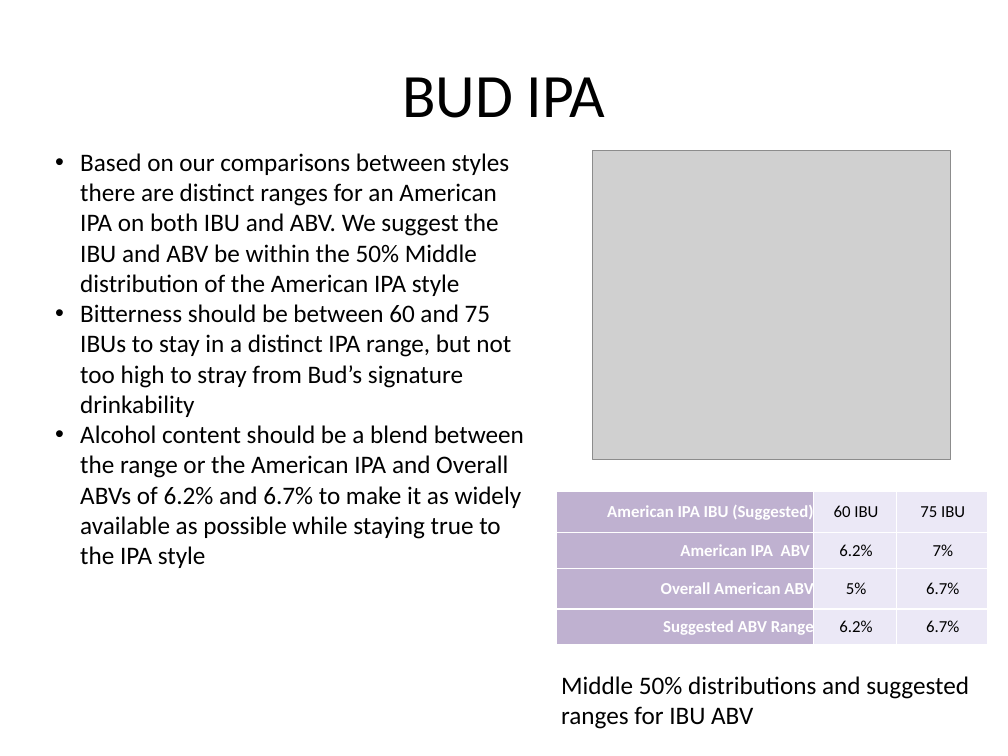
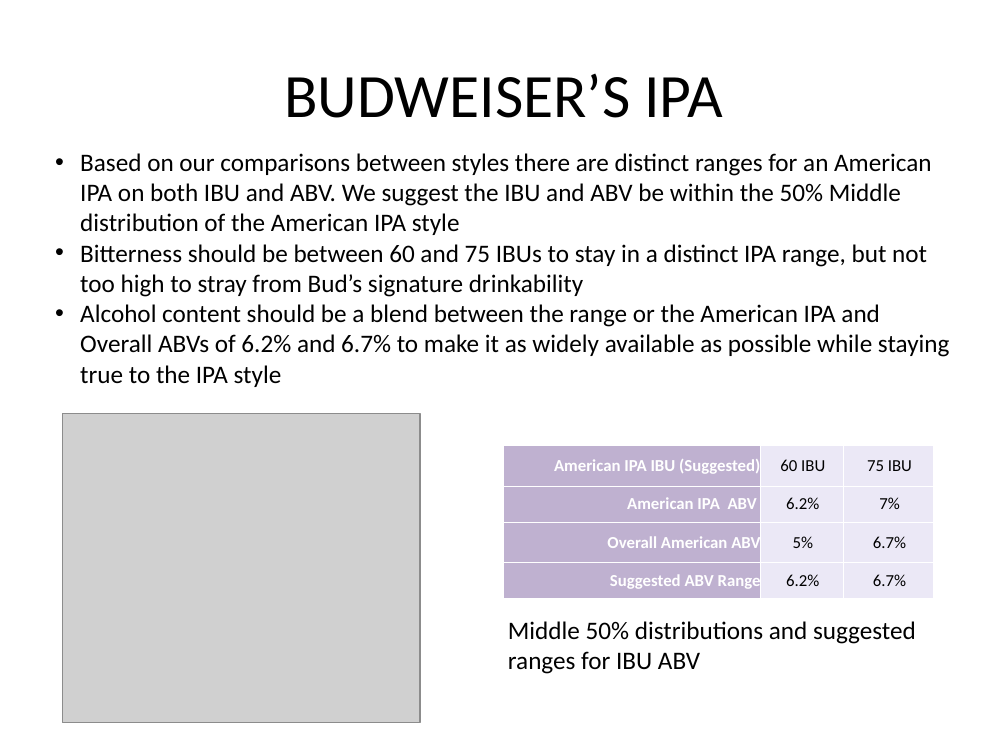
Before and after one commit to julia-codes/MSDS-6306-BeerBrewer-CaseStudy, a slide deck: slide 11 of American Brewery Case Study - Julia Layne.pptx. Drawn at 1008x756 pixels with LibreOffice and Linux fonts; fonts in the diff are those of the drawing; grey boxes stand for pictures; background and template pictures are left out. Boxes give left, top, right and bottom in pixels: in the first picture for what was removed or moved away, otherwise in the second. Text is boxed around its words. In the diff, an @@ line names an element or a change of style, - is before the commit and + after.

```diff
--- a/American Brewery Case Study - Julia Layne.pptx
+++ b/American Brewery Case Study - Julia Layne.pptx
@@ title at bbox=[284, 74, 722, 118]: text changed @@
-BUD IPA
+BUDWEISER’S IPA
@@ text "Based on our comparisons between ..." rewrapped from bbox=[80, 153, 524, 568] to bbox=[80, 153, 950, 387] @@
@@ picture: place and size @@
-picture at bbox=[593, 150, 951, 460]
+picture at bbox=[62, 413, 420, 723]
@@ table: place and size @@
-table at bbox=[556, 492, 988, 756]
+table at bbox=[503, 446, 934, 756]
@@ text "Middle 50% distributions and suggested ...": place and size @@
-text "Middle 50% distributions and suggested ..." at bbox=[561, 676, 969, 729]
+text "Middle 50% distributions and suggested ..." at bbox=[508, 621, 916, 674]
```
Also in this commit, not shown: 2 other slides changed, 2 slides added, 1 slide removed, 2 other files.
